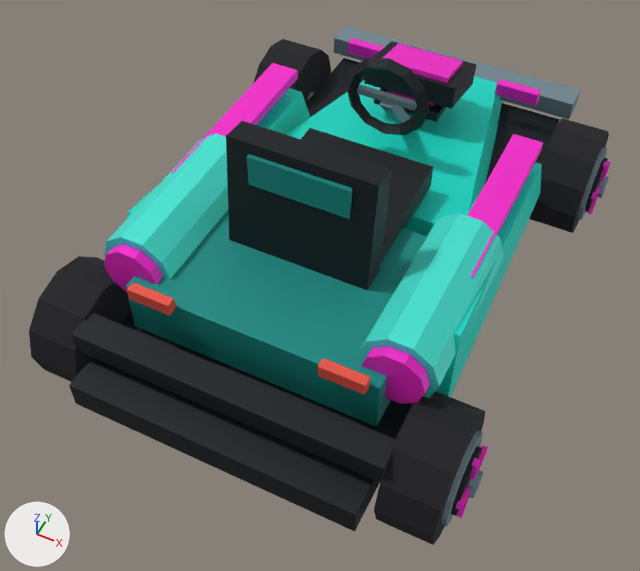
Renders of the glTF model public/kart/neon-requiem/nyra-vale/kart.glb from each side of a commit.
One viewpoint serves both versions: a camera (50 mm lens) standing at (1.38, -3.09, 3.75) and looking at (0.0, -0.35, 0.32). The axes (+X, +Y, +Z) are drawn at lower left. The lights are the same throughout. The older version comes first. Where no turn or scale is listed for an object, it has been applied to the vertices. Vertices at exactly the same position are counted once.

Names of what the first picture shows: 'chassis', 'wheel-front-left', 'wheel-front-right', 'wheel-rear-left', 'wheel-rear-right'.
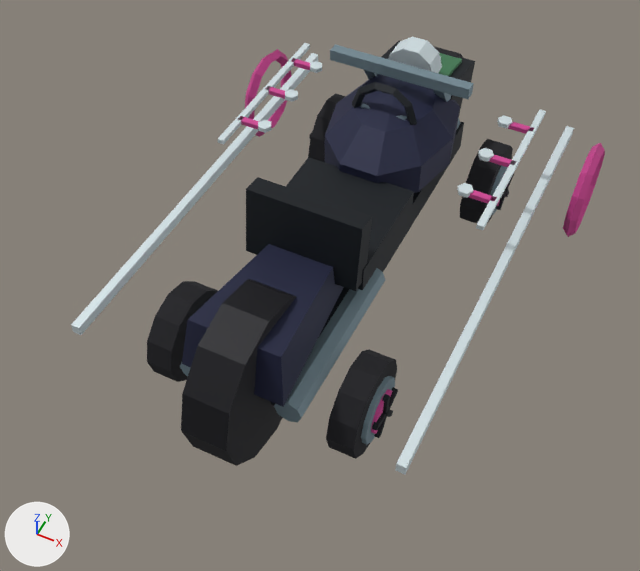
What differs and where, as boxes (x1, y1, x2, y2) in the pictures (640 x 571 px; the box of a moved part takes in the faces that stretch with it):
'chassis', deleted: before (69, 26, 580, 532)
'identity-motorbike-motorbike-tank-and-fork', added: after (180, 37, 474, 466)
'wheel-rear-right', reshaped, moved (37% narrower, 29% shorter): before (374, 391, 488, 545); after (326, 350, 398, 459)
'identity-motorbike-driver-cockpit', added: after (246, 82, 417, 291)
'identity-motorbike-motif-neon', added: after (71, 49, 605, 474)
'wheel-rear-left', reshaped, moved: before (29, 256, 131, 382); after (147, 281, 218, 382)
'wheel-front-right', reshaped, moved (34% narrower, 25% shorter): before (529, 118, 611, 233); after (460, 139, 514, 225)
'identity-motorbike-motif-circuit', added: after (217, 43, 546, 230)
'wheel-front-left', reshaped, moved: before (253, 39, 331, 103); after (308, 93, 346, 162)
'identity-motorbike-motif-scanner', added: after (381, 40, 475, 102)
part 3 of me_wheel_front_right, rebuilt (33% narrower, 25% shorter): before (529, 118, 609, 233); after (460, 139, 513, 225)
part 4 of me_wheel_front_right, deleted: before (585, 158, 611, 214)
part 5 of me_wheel_front_right, moved or reshaped: before (578, 147, 607, 220); after (496, 174, 514, 210)
part 6 of me_wheel_rear_right, added: after (371, 389, 393, 434)
part 7 of me_wheel_rear_right, added: after (382, 394, 390, 414)
part 8 of me_wheel_rear_right, rebuilt (36% narrower, 29% shorter): before (374, 391, 485, 545); after (326, 350, 397, 459)
part 9 of me_wheel_rear_right, deleted: before (451, 445, 488, 518)
part 10 of me_wheel_rear_right, moved or reshaped: before (441, 431, 483, 527); after (372, 387, 398, 438)

Edits to the bpy script that builds the scene:
```text
Change me_wheel_front_left:
    remove me_wheel_front_left.from_pydata(...)  # 132 vertices, 228 faces; spans x -0.22..0.135, y -0.31..0.31, z -0.31..0.31
    add me_wheel_front_left.from_pydata(...)  # 113 vertices, 196 faces; spans x -0.128..0.07, y -0.25..0.25, z -0.25..0.25
    me_wheel_front_left part 1: the loose piece of 26 vertices spanning x -0.135..0.135, y -0.31..0.31, z -0.31..0.31 is rebuilt with 51 vertices and now spans x -0.094..0.07, y -0.25..0.25, z -0.25..0.25
    other edits to the shape of me_wheel_front_left do not show in these pictures
Change me_wheel_rear_left:
    remove me_wheel_rear_left.from_pydata(...)  # 132 vertices, 228 faces; spans x -0.22..0.135, y -0.31..0.31, z -0.31..0.31
    add me_wheel_rear_left.from_pydata(...)  # 113 vertices, 196 faces; spans x -0.128..0.07, y -0.25..0.25, z -0.25..0.25
    me_wheel_rear_left part 2: the loose piece of 26 vertices spanning x -0.135..0.135, y -0.31..0.31, z -0.31..0.31 is rebuilt with 51 vertices and now spans x -0.094..0.07, y -0.25..0.25, z -0.25..0.25
    other edits to the shape of me_wheel_rear_left do not show in these pictures
Change me_wheel_front_right:
    remove me_wheel_front_right.from_pydata(...)  # 132 vertices, 228 faces; spans x -0.135..0.22, y -0.31..0.31, z -0.31..0.31
    add me_wheel_front_right.from_pydata(...)  # 113 vertices, 196 faces; spans x -0.07..0.128, y -0.25..0.25, z -0.25..0.25
    me_wheel_front_right part 3: the loose piece of 26 vertices spanning x -0.135..0.135, y -0.31..0.31, z -0.31..0.31 is rebuilt with 51 vertices and now spans x -0.07..0.094, y -0.25..0.25, z -0.25..0.25
    me_wheel_front_right part 4: 7 loose pieces with 80 vertices, spanning x 0.155..0.22, y -0.165..0.165, z -0.161..0.167, are deleted
    me_wheel_front_right part 5: 26 vertices removed from x 0.133..0.159, y -0.217..0.217, z -0.217..0.217; 32 vertices added at x 0.102..0.128, y -0.124..0.124, z -0.11..0.053
    other edits to the shape of me_wheel_front_right do not show in these pictures
Change me_wheel_rear_right:
    remove me_wheel_rear_right.from_pydata(...)  # 132 vertices, 228 faces; spans x -0.135..0.22, y -0.31..0.31, z -0.31..0.31
    add me_wheel_rear_right.from_pydata(...)  # 113 vertices, 196 faces; spans x -0.07..0.128, y -0.25..0.25, z -0.25..0.25
    me_wheel_rear_right part 6: a new loose piece, a 10-sided cylinder along x spanning x 0.086..0.11, y -0.107..0.107, z -0.112..0.113, in mat_wheel_vertex_colours
    me_wheel_rear_right part 7: a new loose piece, a box spanning x 0.102..0.128, y -0.015..0.015, z 0.0..0.125, in mat_wheel_vertex_colours
    me_wheel_rear_right part 8: the loose piece of 26 vertices spanning x -0.135..0.135, y -0.31..0.31, z -0.31..0.31 is rebuilt with 51 vertices and now spans x -0.07..0.094, y -0.25..0.25, z -0.25..0.25
    me_wheel_rear_right part 9: 7 loose pieces with 80 vertices, spanning x 0.155..0.22, y -0.165..0.165, z -0.161..0.167, are deleted
    me_wheel_rear_right part 10: 26 vertices removed from x 0.133..0.159, y -0.217..0.217, z -0.217..0.217; 32 vertices added at x 0.102..0.128, y -0.124..0.124, z -0.11..0.053
Remove ob_chassis:
    ob_chassis = bpy.data.objects.new('chassis', me_chassis)
Change ob_wheel_front_left:
    ob_wheel_front_left.location: (-0.91, 1.07, 0.31) -> (-0.49, 0.87, 0.25)
Change ob_wheel_rear_left:
    ob_wheel_rear_left.location: (-0.91, -1.07, 0.31) -> (-0.49, -0.87, 0.25)
Change ob_wheel_front_right:
    ob_wheel_front_right.location: (0.91, 1.07, 0.31) -> (0.49, 0.87, 0.25)
Change ob_wheel_rear_right:
    ob_wheel_rear_right.location: (0.91, -1.07, 0.31) -> (0.49, -0.87, 0.25)
Add ob_identity_motorbike_motif_scanner:
    ob_identity_motorbike_motif_scanner = bpy.data.objects.new('identity-motorbike-motif-scanner', me_identity_motorbike_motif_scanner)  # 56 vertices, 104 faces; spans x -0.235..0.235, y 0.779..1.161, z 0.681..0.914
    ob_identity_motorbike_motif_scanner.location = (0.0, 0.0, 0.0)
Add ob_identity_motorbike_motif_circuit:
    ob_identity_motorbike_motif_circuit = bpy.data.objects.new('identity-motorbike-motif-circuit', me_identity_motorbike_motif_circuit)  # 148 vertices, 240 faces; spans x -0.728..0.728, y -0.075..0.915, z 0.798..0.832
    ob_identity_motorbike_motif_circuit.location = (0.0, 0.0, 0.0)
Add ob_identity_motorbike_motif_neon:
    ob_identity_motorbike_motif_neon = bpy.data.objects.new('identity-motorbike-motif-neon', me_identity_motorbike_motif_neon)  # 112 vertices, 216 faces; spans x -1.07..1.07, y -1.25..1.26, z 0.04..0.6
    ob_identity_motorbike_motif_neon.location = (0.0, 0.0, 0.0)
Add ob_identity_motorbike_driver_cockpit:
    ob_identity_motorbike_driver_cockpit = bpy.data.objects.new('identity-motorbike-driver-cockpit', me_identity_motorbike_driver_cockpit)  # 80 vertices, 140 faces; spans x -0.3..0.3, y -0.557..0.679, z 0.459..1.086
    ob_identity_motorbike_driver_cockpit.location = (0.0, 0.0, 0.0)
Add ob_identity_motorbike_motorbike_tank_and_fork:
    ob_identity_motorbike_motorbike_tank_and_fork = bpy.data.objects.new('identity-motorbike-motorbike-tank-and-fork', me_identity_motorbike_motorbike_tank_and_fork)  # 197 vertices, 340 faces; spans x -0.39..0.39, y -1.47..1.47, z 0.01..1.09
    ob_identity_motorbike_motorbike_tank_and_fork.location = (0.0, 0.0, 0.0)
```
